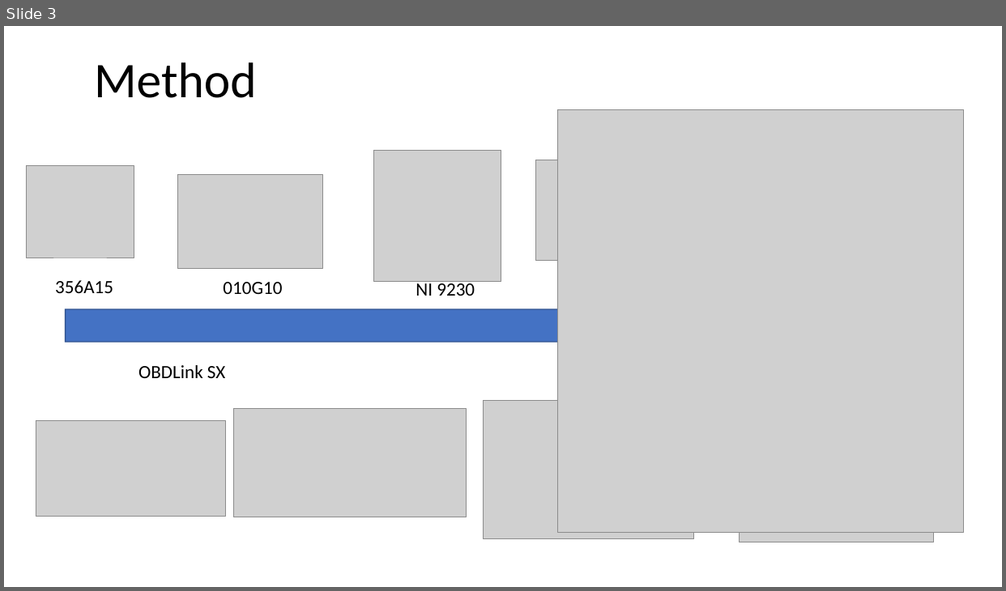
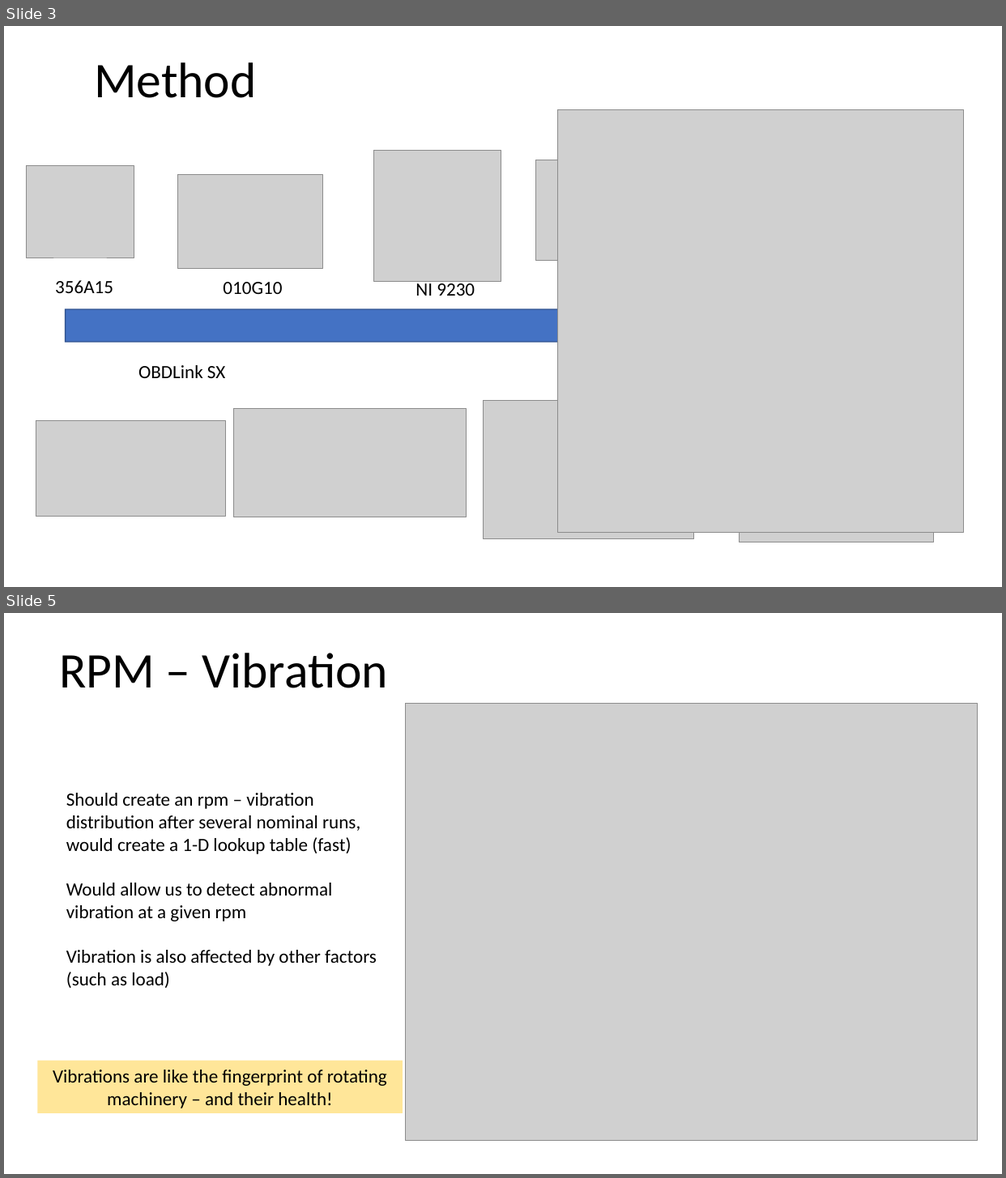
Before and after one commit to darrahts/engineAnalysis, a slide deck: engineSetupPrelim.pptx. Shown one above the other, each under a label of ours: slide 3 before the commit, slides 3 and 5 after it; the slides between them are not shown. The pictures are 1006x591 and 1006x1178 pixels, drawn with LibreOffice and Linux fonts; fonts in the diff are those of the drawing; grey boxes stand for pictures. Boxes give left, top, right and bottom in pixels: in the first picture for what was removed or moved away, otherwise in the second. Text is boxed around its words. In the diff, an @@ line names an element or a change of style, - is before the commit and + after.

```diff
--- a/engineSetupPrelim.pptx
+++ b/engineSetupPrelim.pptx
@@ slide 5 added at box(4, 613, 1002, 1174), background #FFFFFF @@
@@ text added at box(59, 653, 389, 688), 48 pt, text #000000 @@
+RPM – Vibration
@@ picture added at box(405, 704, 978, 1141) @@
@@ text added at box(66, 793, 377, 988), 18 pt, text #000000 @@
+Should create an rpm – vibration distribution after several nominal runs, would create a 1-D lookup table (fast)
+Would allow us to detect abnormal vibration at a given rpm
+Vibration is also affected by other factors (such as load)
@@ rectangle added at box(38, 1061, 403, 1114), fill #FFE699, 18 pt, text #000000 @@
+Vibrations are like the fingerprint of rotating machinery – and their health!
```
Also in this commit, not shown: 1 slide changed, 8 other slides added, 8 slides removed.
